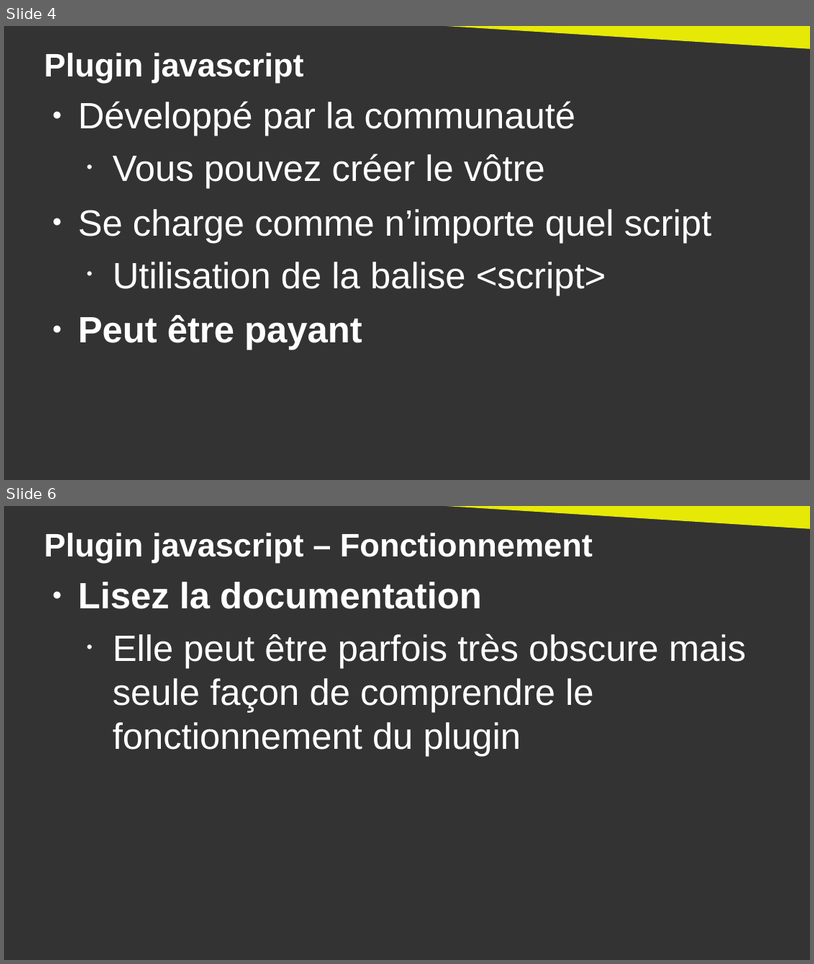
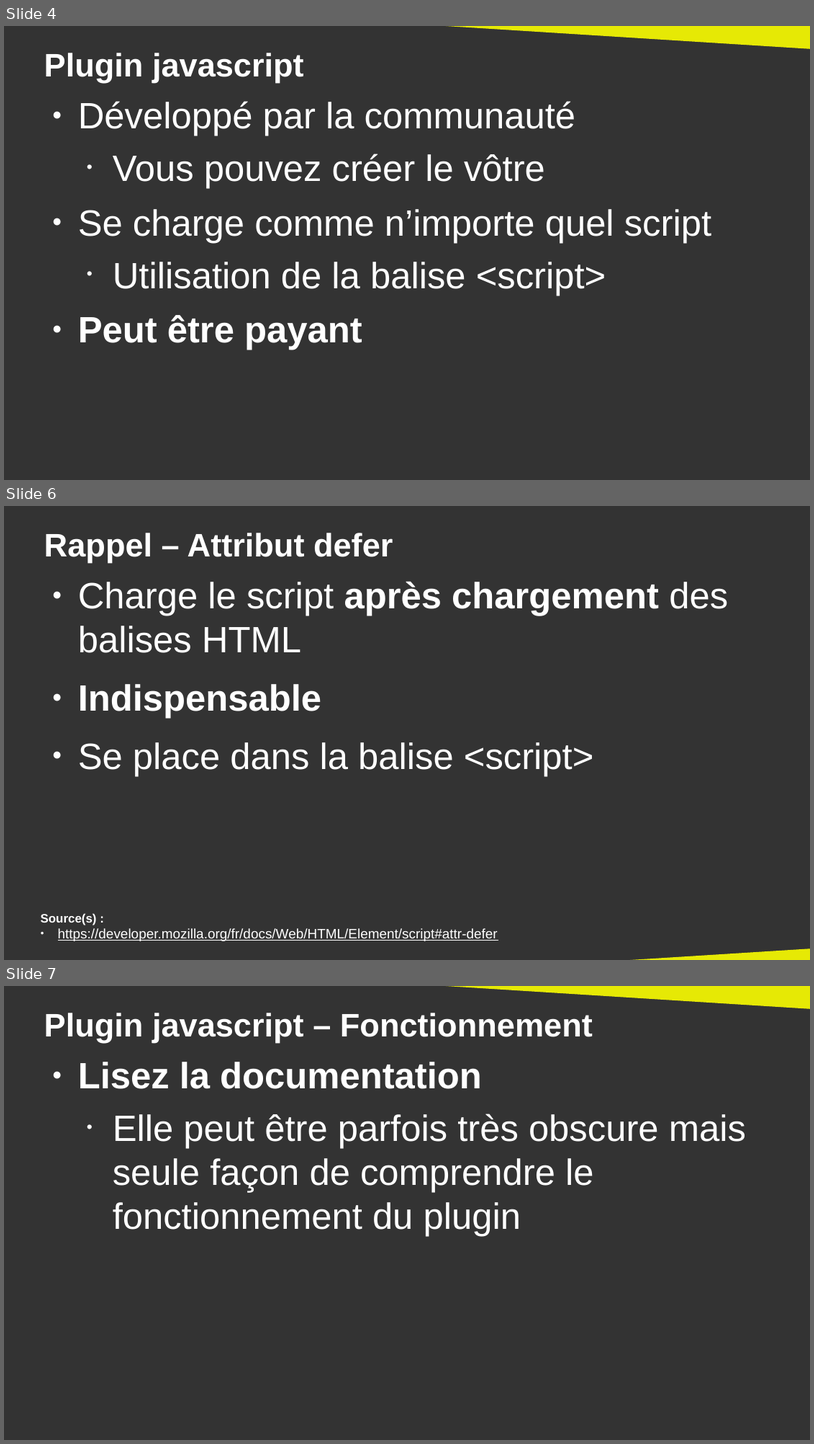
Before and after one commit to DanYellow/cours, a slide deck: integration-web-s3/travaux-pratiques/numero-3/presentation.odp. Shown one above the other, each under a label of ours: slides 4 and 6 before the commit, slides 4, 6 and 7 after it; the slides between them are not shown. The pictures are 814x964 and 814x1444 pixels, drawn with LibreOffice and Linux fonts; fonts in the diff are those of the drawing. Boxes give left, top, right and bottom in pixels: in the first picture for what was removed or moved away, otherwise in the second. Text is boxed around its words. In the diff, an @@ line names an element or a change of style, - is before the commit and + after.

```diff
--- a/integration-web-s3/travaux-pratiques/numero-3/presentation.odp
+++ b/integration-web-s3/travaux-pratiques/numero-3/presentation.odp
@@ slide 6 added at (4, 506, 810, 960), background #333333 @@
@@ title added at (44, 533, 393, 562), 32 pt, text #FFFFFF, bold @@
+Rappel – Attribut defer
@@ text added at (78, 581, 728, 776), 36 pt, text #FFFFFF @@
+● Charge le script après chargement des balises HTML
+● Indispensable
+● Se place dans la balise <script>
@@ text added at (41, 913, 498, 941), 13.4 pt, text #FFFFFF, underline @@
+Source(s) :
+● https://developer.mozilla.org/fr/docs/Web/HTML/Element/script#attr-defer
@@ right triangle added at (518, 941, 810, 960), fill #E6E905 @@
@@ what was slide 6 is now slide 7 @@
```
Also in this commit, not shown: 2 slides changed, 1 other file.
